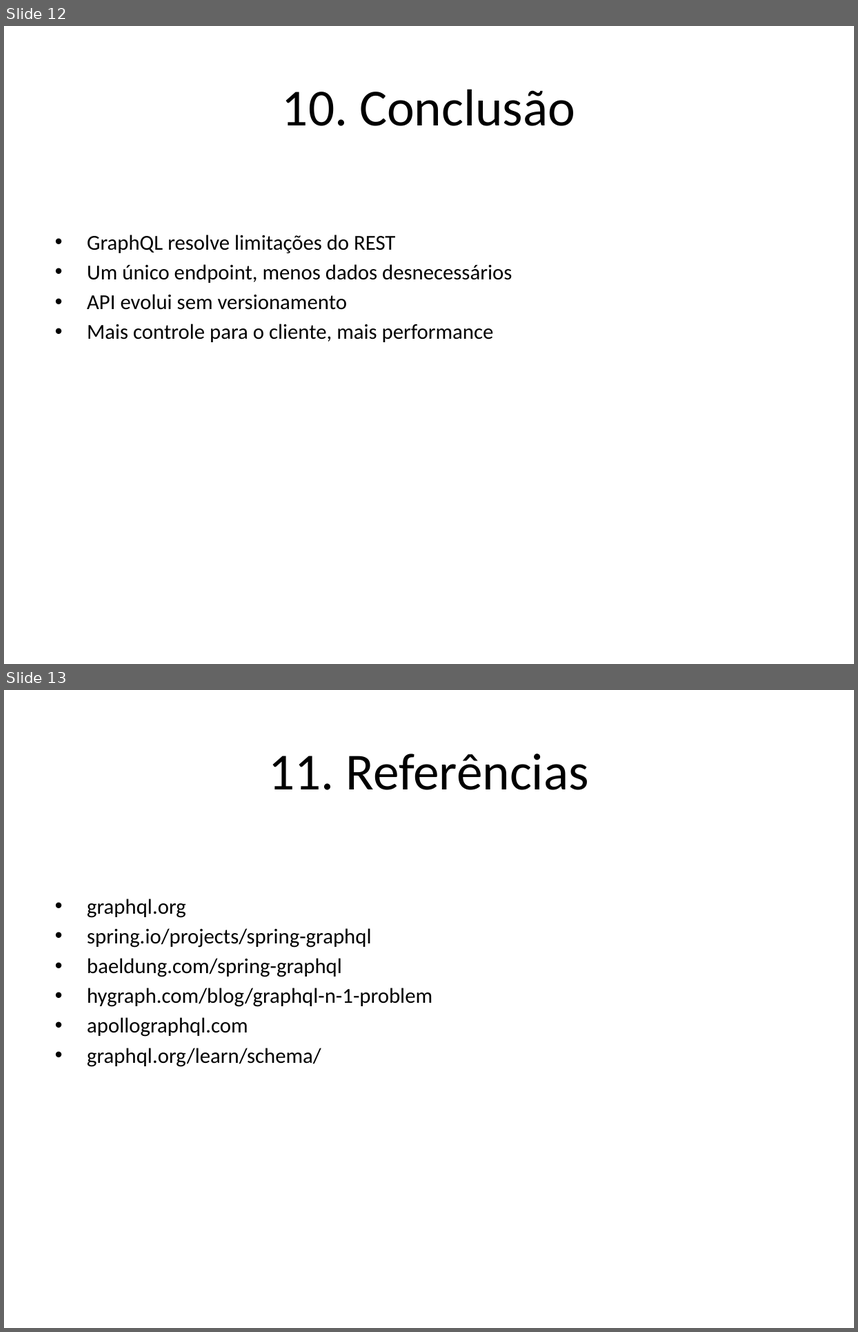
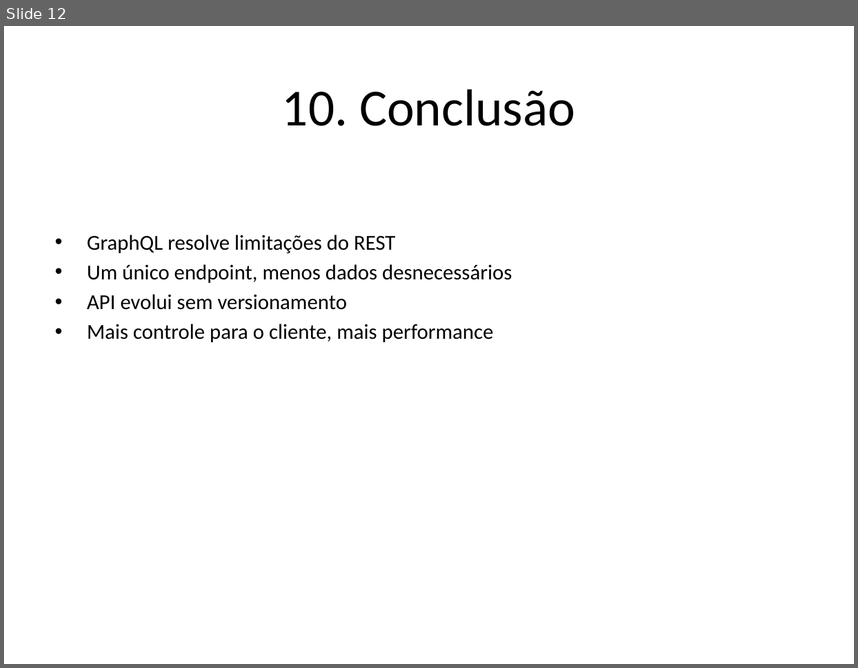
Before and after one commit to pedrobvferreira/graphql, a slide deck: presentation_pt.pptx. Shown one above the other, each under a label of ours: slides 12 and 13 before the commit, slide 12 after it. The pictures are 858x1332 and 858x668 pixels, drawn with LibreOffice and Linux fonts; fonts in the diff are those of the drawing. Boxes give left, top, right and bottom in pixels: in the first picture for what was removed or moved away, otherwise in the second. Text is boxed around its words. In the diff, an @@ line names an element or a change of style, - is before the commit and + after.

```diff
--- a/presentation_pt.pptx
+++ b/presentation_pt.pptx
@@ slide 13 removed at (4, 690, 854, 1328), background #FFFFFF @@
@@ title removed at (269, 753, 589, 790) @@
-11. Referências
@@ text removed at (87, 898, 432, 1067) @@
-• graphql.org
-• spring.io/projects/spring-graphql
-• baeldung.com/spring-graphql
-• hygraph.com/blog/graphql-n-1-problem
-• apollographql.com
-• graphql.org/learn/schema/
```
Also in this commit, not shown: 6 slides changed, 2 other slides removed.
